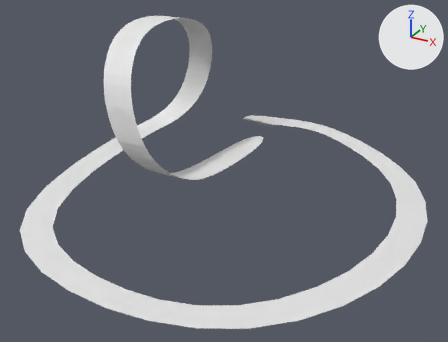
The Blender file Assets/testtrack.blend, before and after one commit.
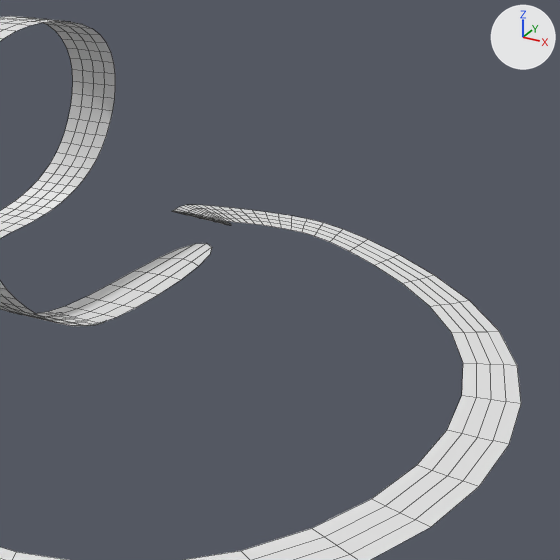
Each version appears first whole from a camera (50 mm lens) standing at (18.8, -31.2, 15.7) and looking at (0.4, 2.2, -1.0), and next in a close-up on the part from 34% to 100% of the width and 2% to 89% of the height. Arrows for +X, +Y and +Z are at upper right; the lights stay in place. The close-ups show mesh edges as thin lines.

The scene before the commit, as lines of its bpy script (objects in view):
```python
me_plane = bpy.data.meshes.new('Plane')
me_plane.from_pydata(...)  # 66 vertices, 31 faces; spans x -9.7..14.9, y -13.4..16.9, z -2.0..8.8
ob_plane = bpy.data.objects.new('Plane', me_plane)
ob_plane.location = (0.0, 0.0, 0.0)
_m = ob_plane.modifiers.new('Subsurf', 'SUBSURF')
_m.levels = 2
```
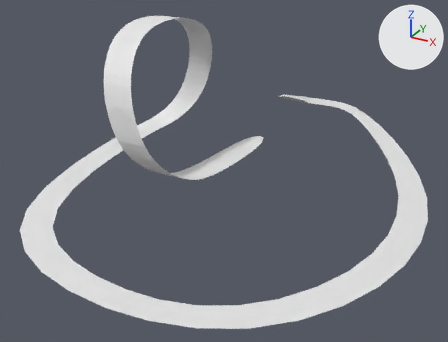
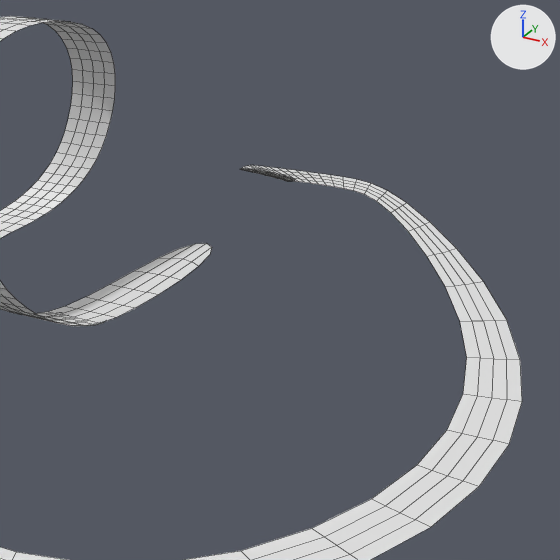
Boxes [x1, y1, x2, y2] around the edits, measured in the close-ups (560 x 560 px; the box of a moved part takes in the faces that stretch with it):
'Plane', reshaped
    before: [0, 16, 521, 560]
    after: [0, 16, 522, 560]
part 1 of me_plane, moved or reshaped
    before: [172, 205, 499, 333]
    after: [241, 165, 506, 321]

The change in detail:
me_plane has 66 vertices, 31 faces and spans x -9.7..14.9, y -13.4..16.9, z -2.0..8.8.
me_plane is used by ob_plane; location (0.0, 0.0, 0.0).
me_plane part 1: all 14 vertices in x -2.9..3.4, y 8.9..16.9, z -2.0..0.4 are moved by (0.0, 6.8, 0.0).
